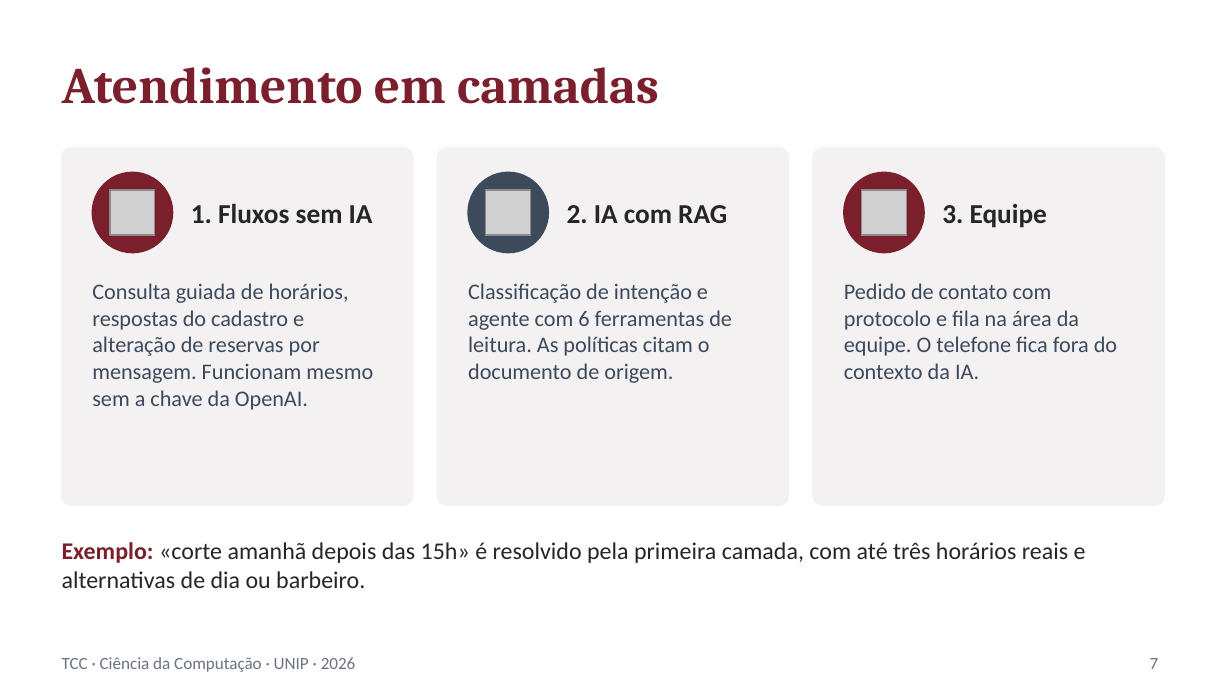
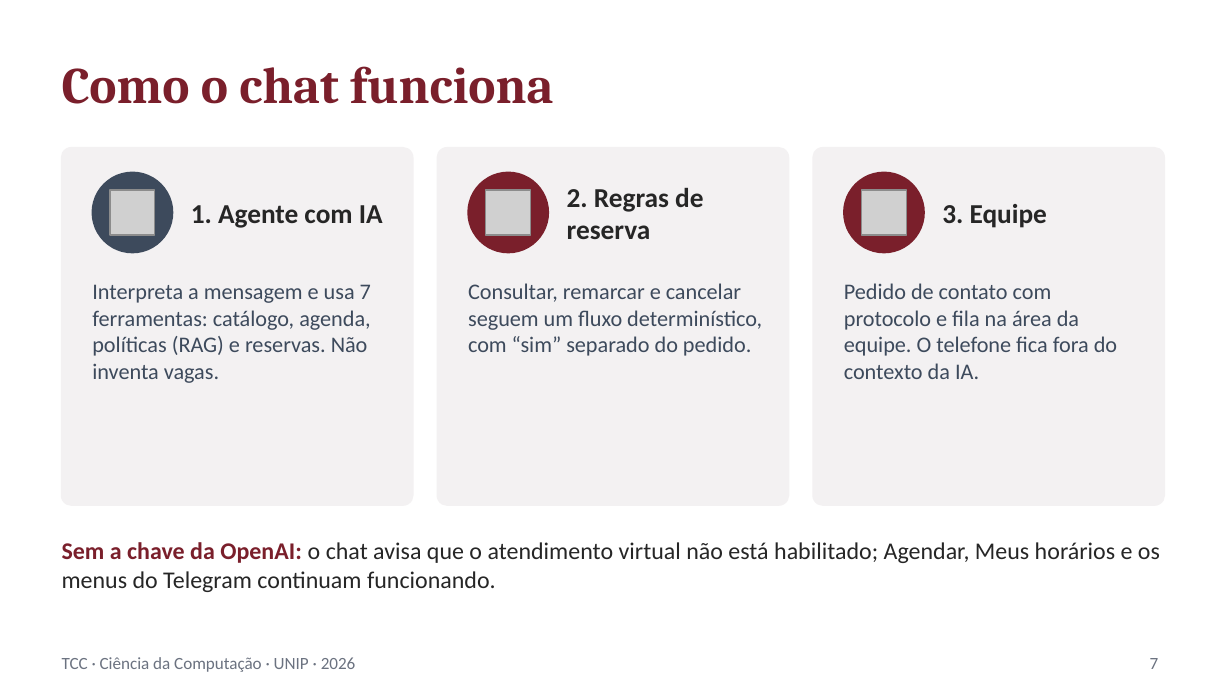
Before and after one commit to JoaoLeca/TCC-PARCIAL, a slide deck: slide 7 of docs/apresentacao/apresentacao_tcc.pptx. Drawn at 1232x693 pixels with LibreOffice and Linux fonts; fonts in the diff are those of the drawing; grey boxes stand for pictures. Boxes give left, top, right and bottom in pixels: in the first picture for what was removed or moved away, otherwise in the second. Text is boxed around its words. In the diff, an @@ line names an element or a change of style, - is before the commit and + after.

```diff
--- a/docs/apresentacao/apresentacao_tcc.pptx
+++ b/docs/apresentacao/apresentacao_tcc.pptx
@@ title at (62, 66, 553, 104): text changed @@
-Atendimento em camadas
+Como o chat funciona
@@ ellipse at (92, 172, 172, 253): fill #7A1F2B to #3D4A5C; outline #7A1F2B 1 pt to #3D4A5C 1 pt @@
@@ ellipse at (468, 172, 548, 253): fill #3D4A5C to #7A1F2B; outline #3D4A5C 1 pt to #7A1F2B 1 pt @@
@@ text at (191, 205, 383, 228): text changed @@
-1. Fluxos sem IA
+1. Agente com IA
@@ text at (567, 188, 703, 239): text changed @@
-2. IA com RAG
+2. Regras de reserva
@@ text at (92, 284, 371, 383): text changed @@
-Consulta guiada de horários, respostas do cadastro e alteração de reservas por mensagem. Funcionam mesmo sem a chave da OpenAI.
+Interpreta a mensagem e usa 7 ferramentas: catálogo, agenda, políticas (RAG) e reservas. Não inventa vagas.
@@ text at (468, 283, 762, 356): text changed @@
-Classificação de intenção e agente com 6 ferramentas de leitura. As políticas citam o documento de origem.
+Consultar, remarcar e cancelar seguem um fluxo determinístico, com “sim” separado do pedido.
@@ text at (62, 542, 1160, 592): text changed @@
-Exemplo: «corte amanhã depois das 15h» é resolvido pela primeira camada, com até três horários reais e alternativas de dia ou barbeiro.
+Sem a chave da OpenAI: o chat avisa que o atendimento virtual não está habilitado; Agendar, Meus horários e os menus do Telegram continuam funcionando.
```
Also in this commit, not shown: 11 other slides changed, 1 slide added, 14 other files.
